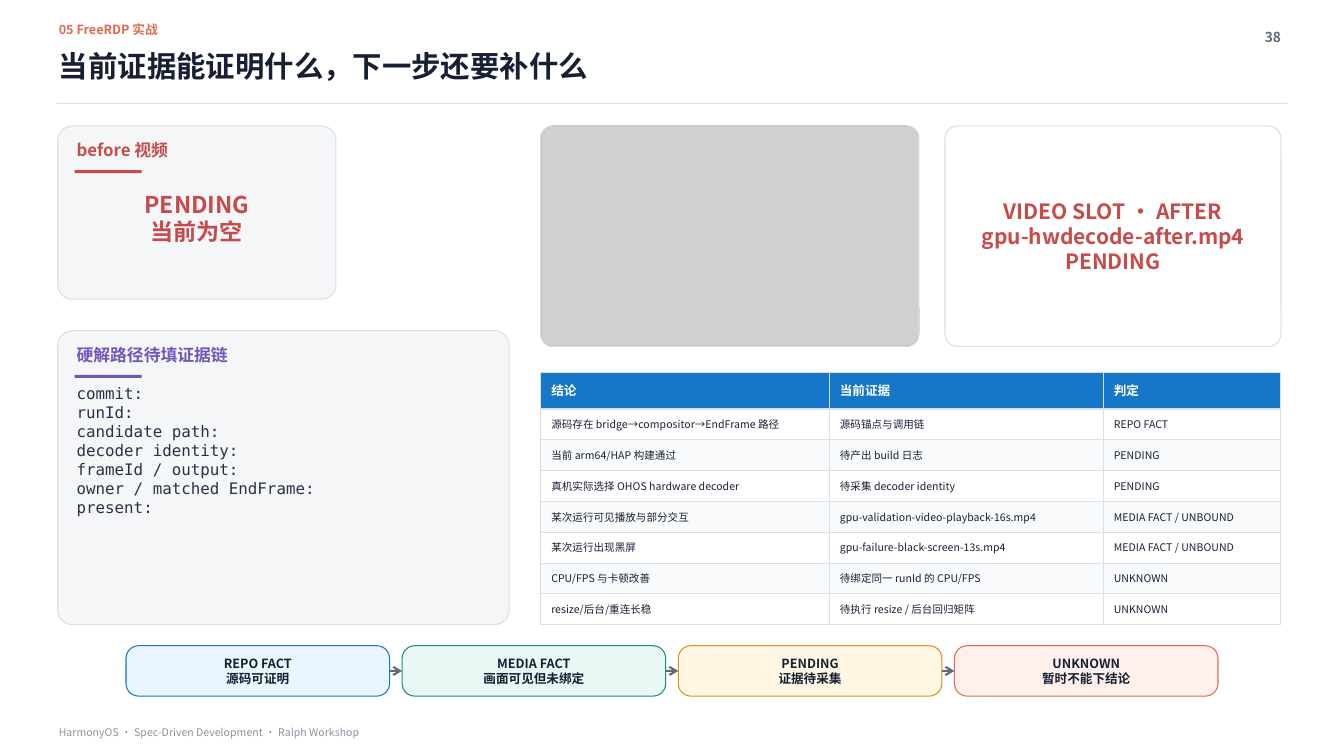
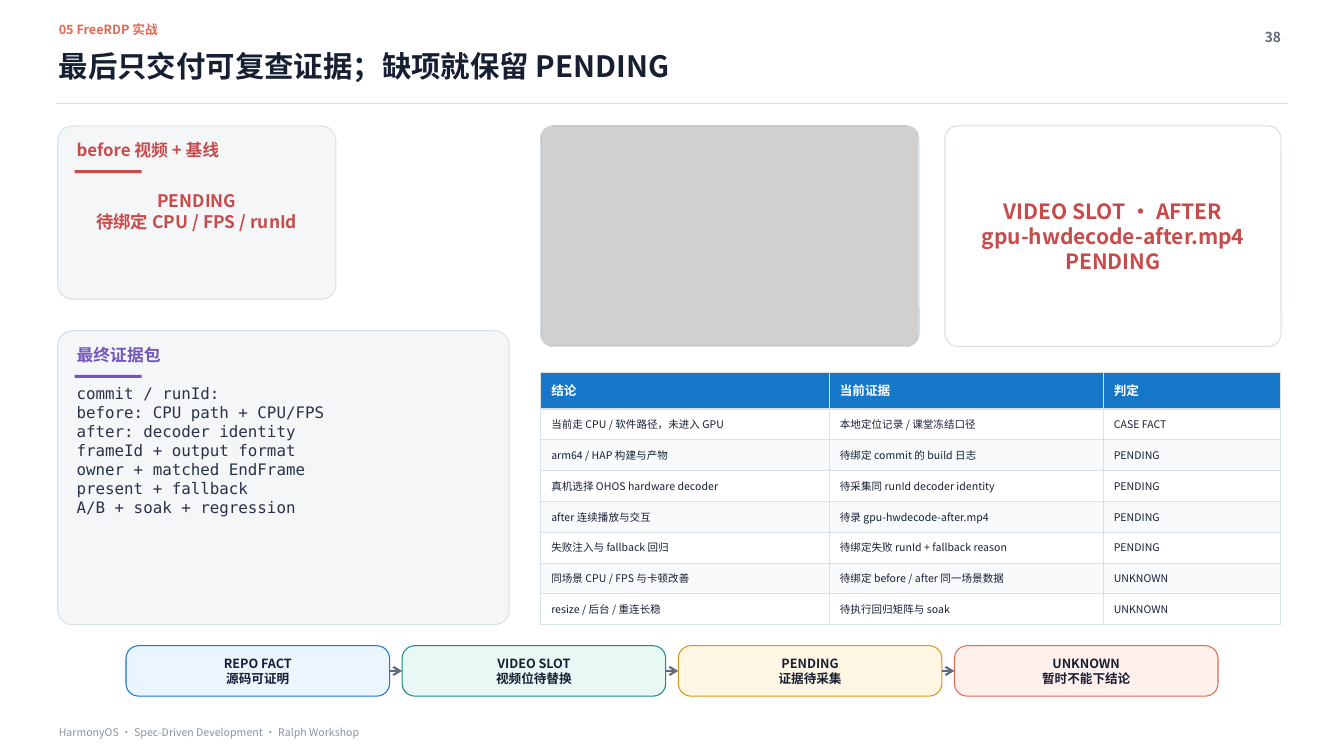
Before and after one commit to xiaomu120413/harmonyos-sdd-ralph-workshop, a slide deck: slide 38 of deliverables/HarmonyOS_SDD_Ralph_Workshop_MDM证据增强版.pptx. Drawn at 1344x756 pixels with LibreOffice and Linux fonts; fonts in the diff are those of the drawing; grey boxes stand for pictures. Boxes give left, top, right and bottom in pixels: in the first picture for what was removed or moved away, otherwise in the second. Text is boxed around its words. In the diff, an @@ line names an element or a change of style, - is before the commit and + after.

```diff
--- a/deliverables/HarmonyOS_SDD_Ralph_Workshop_MDM证据增强版.pptx
+++ b/deliverables/HarmonyOS_SDD_Ralph_Workshop_MDM证据增强版.pptx
@@ text at (59,52,669,82): text changed @@
-当前证据能证明什么，下一步还要补什么
+最后只交付可复查证据；缺项就保留 PENDING
@@ text at (77,142,220,158): text changed @@
-before 视频
+before 视频 + 基线
@@ text at (157,194,236,207): size 16.5 to 12.5 pt in "PENDING" @@
@@ text at (96,213,297,230): text changed; size 16.5 to 12.5 pt @@
-当前为空
+待绑定 CPU / FPS / runId
@@ text at (77,347,161,363): text changed @@
-硬解路径待填证据链
+最终证据包
@@ text at (77,387,324,517): text changed @@
-commit:
-runId:
-candidate path:
-decoder identity:
-frameId / output:
-owner / matched EndFrame:
-present:
+commit / runId:
+before: CPU path + CPU/FPS
+after: decoder identity
+frameId + output format
+owner + matched EndFrame
+present + fallback
+A/B + soak + regression
@@ text at (551,419,724,429): text changed @@
-源码存在 bridge→compositor→EndFrame 路径
+当前走 CPU / 软件路径，未进入 GPU
@@ text at (840,419,975,429): text changed @@
-源码锚点与调用链
+本地定位记录 / 课堂冻结口径
@@ text at (1114,420,1167,428): text changed @@
-REPO FACT
+CASE FACT
@@ text at (551,450,668,460): text changed @@
-当前 arm64/HAP 构建通过
+arm64 / HAP 构建与产物
@@ text at (840,450,976,460): text changed @@
-待产出 build 日志
+待绑定 commit 的 build 日志
@@ text at (551,481,719,491): text changed @@
-真机实际选择 OHOS hardware decoder
+真机选择 OHOS hardware decoder
@@ text at (840,481,994,493): text changed @@
-待采集 decoder identity
+待采集同 runId decoder identity
@@ text at (551,512,651,522): text changed @@
-某次运行可见播放与部分交互
+after 连续播放与交互
@@ text at (840,512,988,524): text changed @@
-gpu-validation-video-playback-16s.mp4
+待录 gpu-hwdecode-after.mp4
@@ text at (1114,513,1160,521): text changed @@
-MEDIA FACT / UNBOUND
+PENDING
@@ text at (551,542,669,552): text changed @@
-某次运行出现黑屏
+失败注入与 fallback 回归
@@ text at (840,542,1007,552): text changed @@
-gpu-failure-black-screen-13s.mp4
+待绑定失败 runId + fallback reason
@@ text at (1114,543,1160,551): text changed @@
-MEDIA FACT / UNBOUND
+PENDING
@@ text at (551,573,689,583): text changed @@
-CPU/FPS 与卡顿改善
+同场景 CPU / FPS 与卡顿改善
@@ text at (840,573,1003,583): text changed @@
-待绑定同一 runId 的 CPU/FPS
+待绑定 before / after 同一场景数据
@@ text at (551,604,661,614): spaces changed @@
-resize/后台/重连长稳
+resize / 后台 / 重连长稳
@@ text at (840,604,950,614): text changed @@
-待执行 resize / 后台回归矩阵
+待执行回归矩阵与 soak
@@ text at (496,658,572,684): text changed @@
-MEDIA FACT
-画面可见但未绑定
+VIDEO SLOT
+视频位待替换
```
Also in this commit, not shown: 5 other slides changed, 34 other files.
